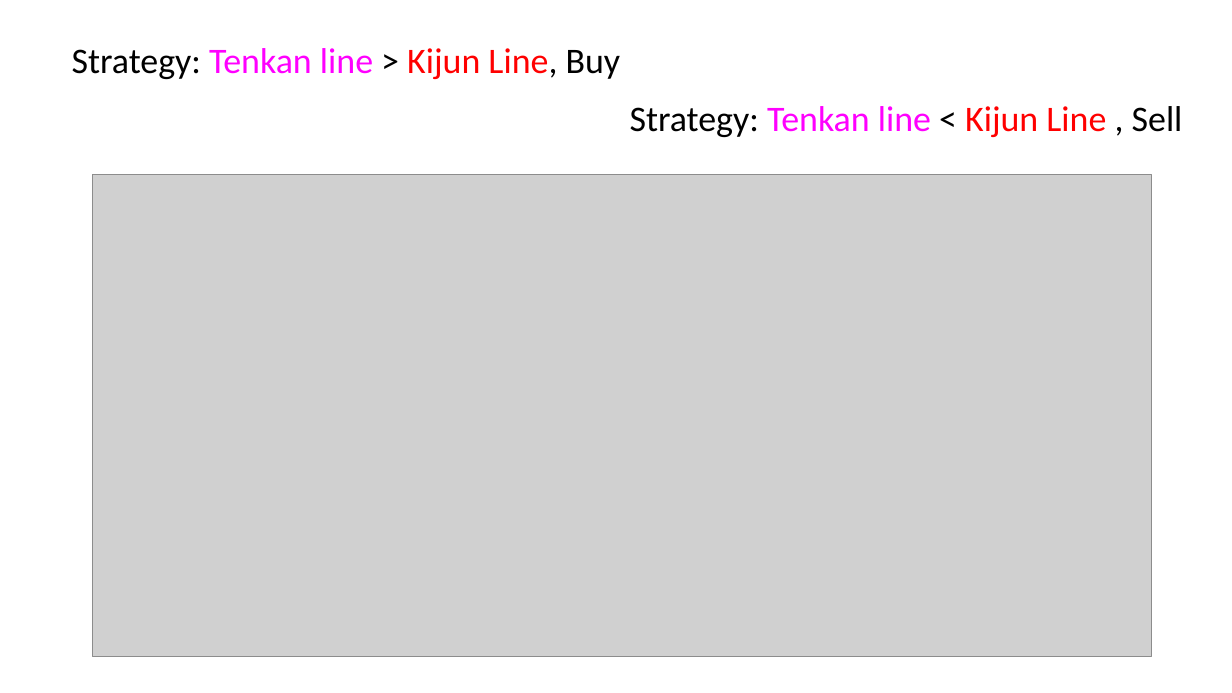
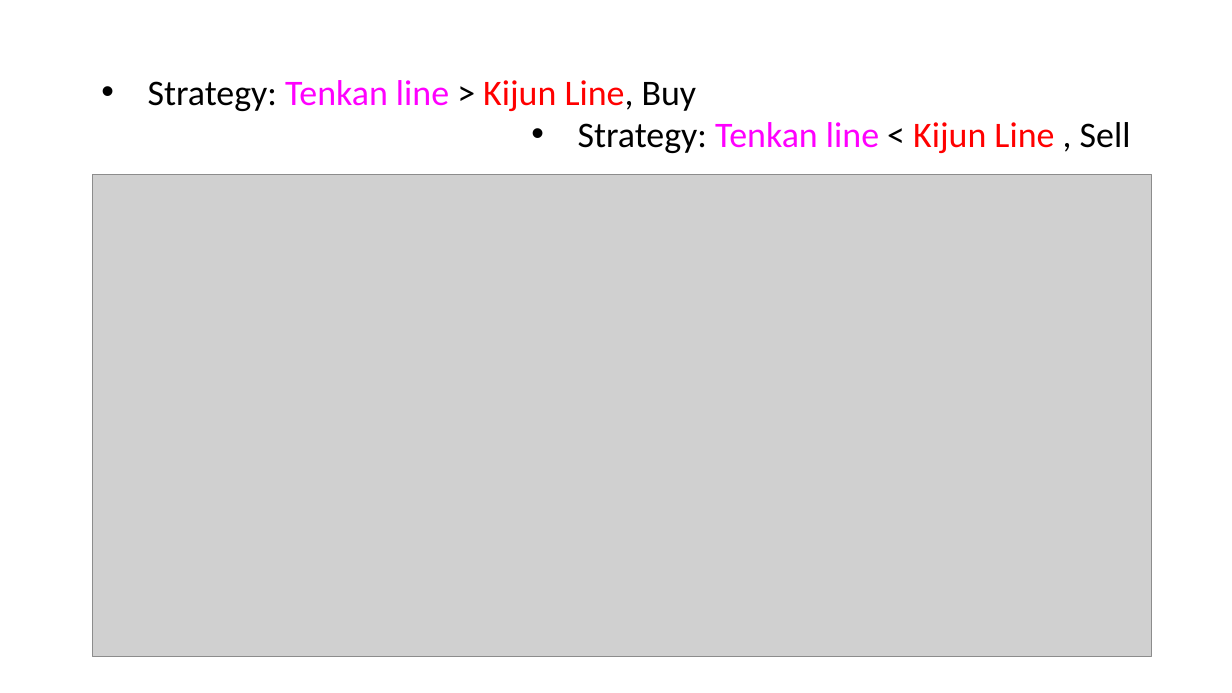
Before and after one commit to Tylryan/Stock-Report, a slide deck: slide 8 of Project_3_presentation_RQ.pptx. Drawn at 1232x693 pixels with LibreOffice and Linux fonts; fonts in the diff are those of the drawing; grey boxes stand for pictures. Boxes give left, top, right and bottom in pixels: in the first picture for what was removed or moved away, otherwise in the second. Text is boxed around its words. In the diff, an @@ line names an element or a change of style, - is before the commit and + after.

```diff
--- a/Project_3_presentation_RQ.pptx
+++ b/Project_3_presentation_RQ.pptx
@@ text "Strategy: Tenkan line > Kijun ..." moved from (x1=72, y1=48, x2=621, y2=79) to (x1=148, y1=80, x2=697, y2=111) @@
@@ text "Strategy: Tenkan line > Kijun ..." at (x1=148, y1=80, x2=697, y2=111): bullet none to • @@
@@ text "Strategy: Tenkan line < Kijun ..." at (x1=578, y1=122, x2=1131, y2=153): bullet none to • @@
@@ text "Strategy: Tenkan line < Kijun ..." moved from (x1=630, y1=106, x2=1183, y2=137) to (x1=578, y1=122, x2=1131, y2=153) @@
```
Also in this commit, not shown: 3 other slides changed, 1 slide added, 2 slides removed.
